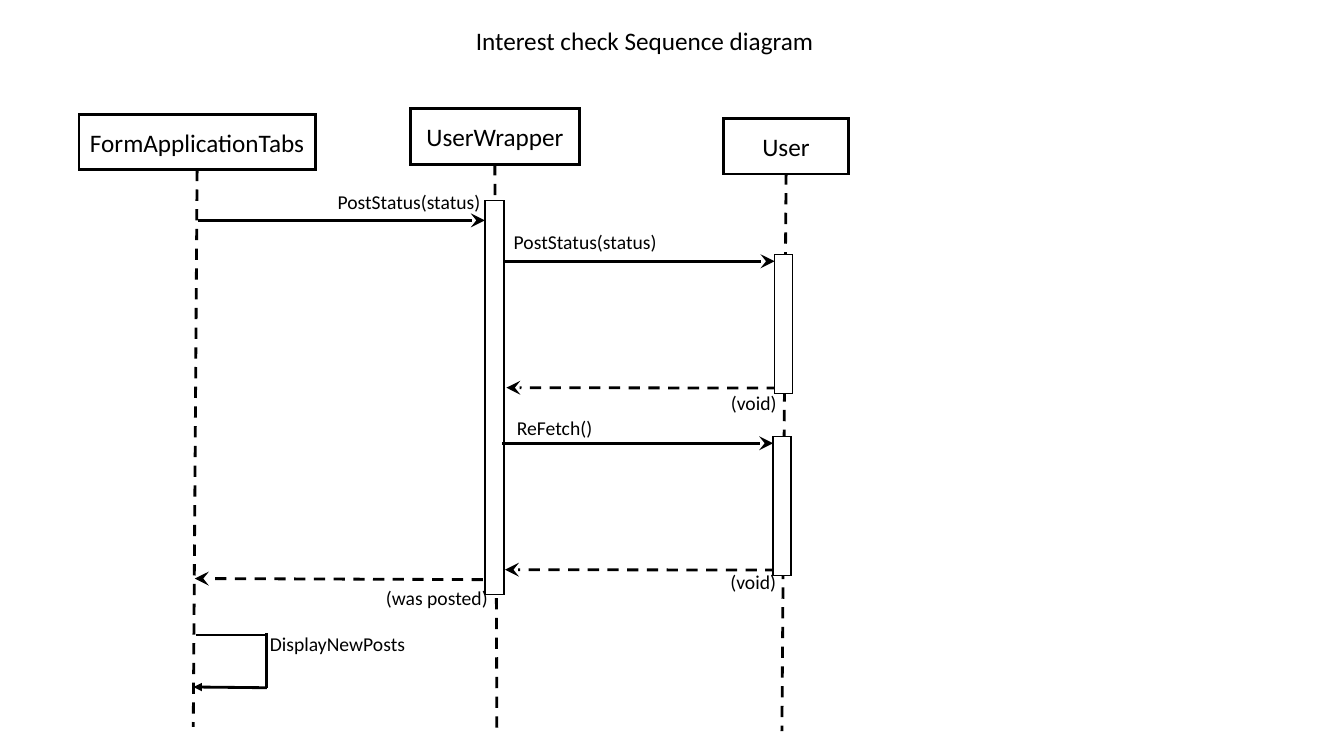
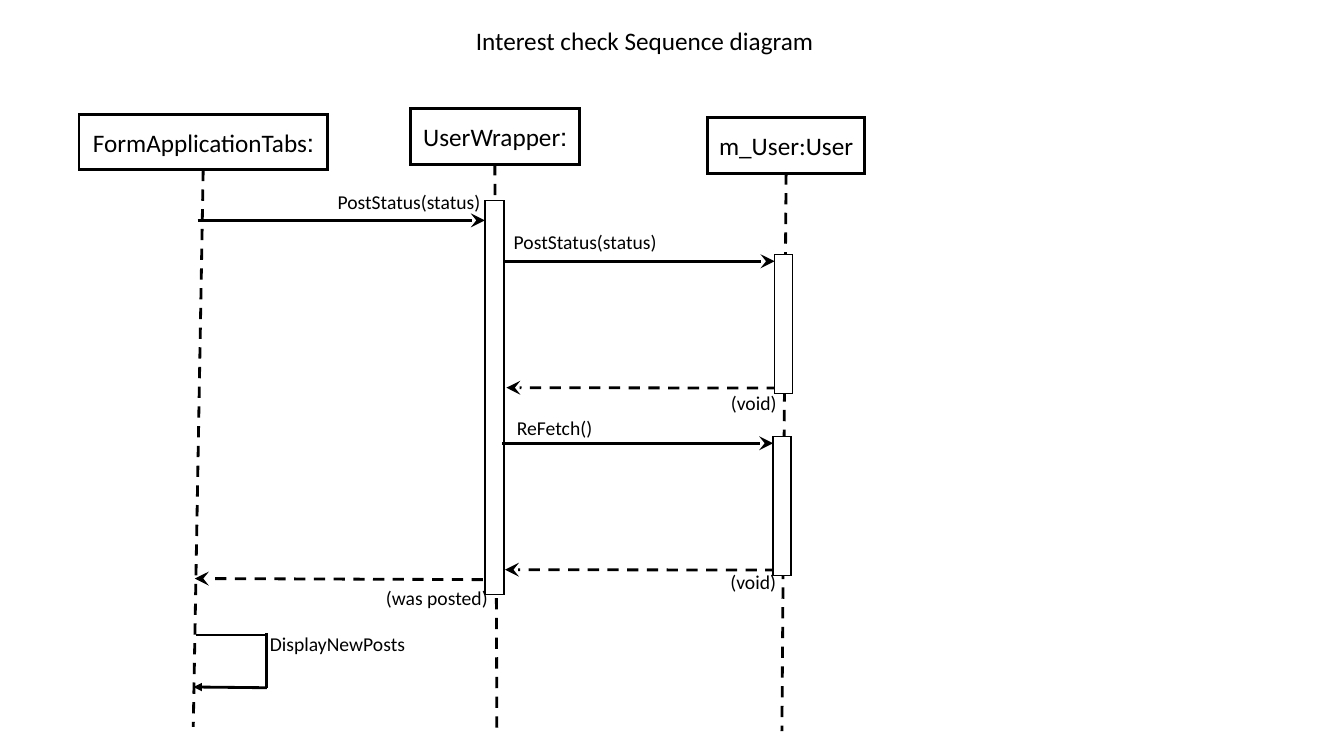
Before and after one commit to nihohit/Design-Pattern-HW, a slide deck: slide 2 of ex01/sequence diagrams.pptx. Drawn at 1344x756 pixels with LibreOffice and Linux fonts; fonts in the diff are those of the drawing. Boxes give left, top, right and bottom in pixels: in the first picture for what was removed or moved away, otherwise in the second. Text is boxed around its words. In the diff, an @@ line names an element or a change of style, - is before the commit and + after.

```diff
--- a/ex01/sequence diagrams.pptx
+++ b/ex01/sequence diagrams.pptx
@@ rectangle ":FormApplicationTabs": place and size @@
-rectangle ":FormApplicationTabs" at <box>79,114,315,169</box>
+rectangle ":FormApplicationTabs" at <box>79,114,327,169</box>
@@ rectangle "m_User:User": place and size @@
-rectangle "m_User:User" at <box>724,119,849,174</box>
+rectangle "m_User:User" at <box>708,118,865,173</box>
@@ text in rectangle at <box>93,134,307,156</box>: text changed @@
-FormApplicationTabs
+:FormApplicationTabs
@@ text in rectangle at <box>423,129,560,150</box>: text changed @@
-UserWrapper
+:UserWrapper
@@ text in rectangle at <box>719,138,853,159</box>: text changed @@
-User
+m_User:User
@@ line moved from (198, 169) - (194, 727) to (204, 169) - (194, 727) @@
```
Also in this commit, not shown: 6 other files.
